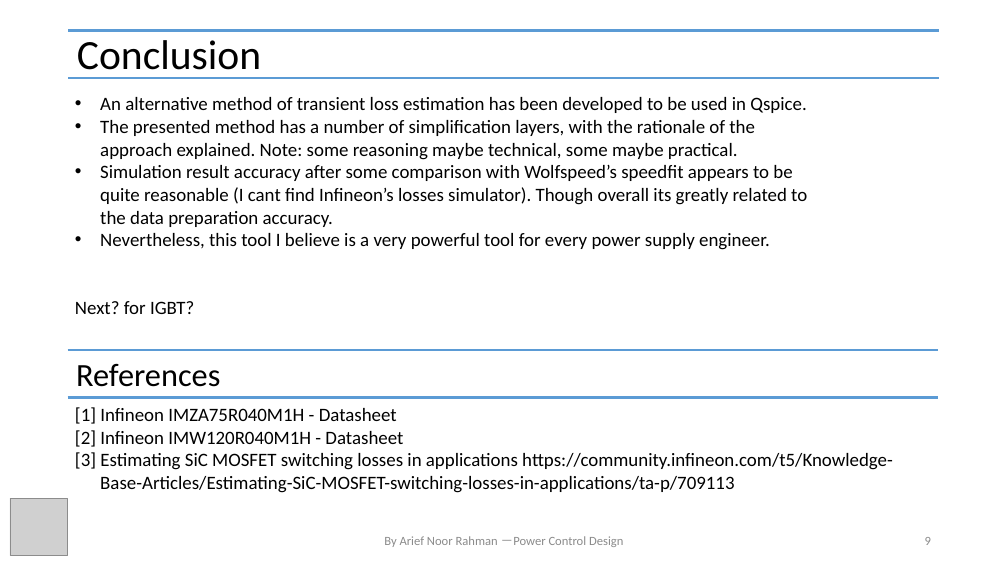
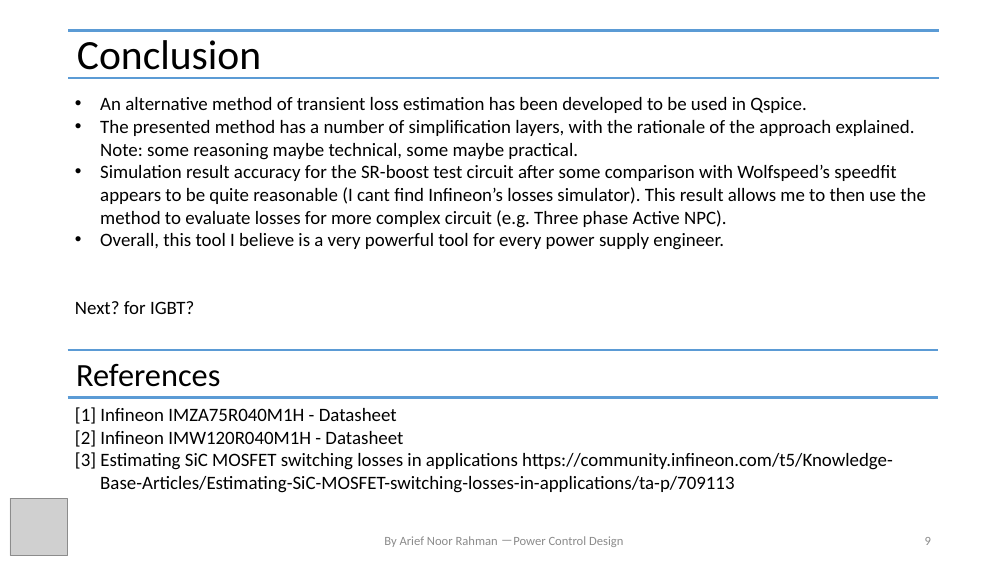
Before and after one commit to physicboy/QSPICE, a slide deck: slide 9 of Ideal PWL Transient Losses Analysis/PWL Losses Analysis.pptx. Drawn at 1008x567 pixels with LibreOffice and Linux fonts; fonts in the diff are those of the drawing; grey boxes stand for pictures. Boxes give left, top, right and bottom in pixels: in the first picture for what was removed or moved away, otherwise in the second. Text is boxed around its words. In the diff, an @@ line names an element or a change of style, - is before the commit and + after.

```diff
--- a/Ideal PWL Transient Losses Analysis/PWL Losses Analysis.pptx
+++ b/Ideal PWL Transient Losses Analysis/PWL Losses Analysis.pptx
@@ text at bbox=[100, 165, 926, 250]: text changed @@
-• Simulation result accuracy after some comparison with Wolfspeed’s speedfit appears to be quite reasonable (I cant find Infineon’s losses simulator). Though overall its greatly related to the data preparation accuracy.
-• Nevertheless, this tool I believe is a very powerful tool for every power supply engineer.
+• Simulation result accuracy for the SR-boost test circuit after some comparison with Wolfspeed’s speedfit appears to be quite reasonable (I cant find Infineon’s losses simulator). This result allows me to then use the method to evaluate losses for more complex circuit (e.g. Three phase Active NPC).
+• Overall, this tool I believe is a very powerful tool for every power supply engineer.
```
Also in this commit, not shown: 1 other slide changed.
